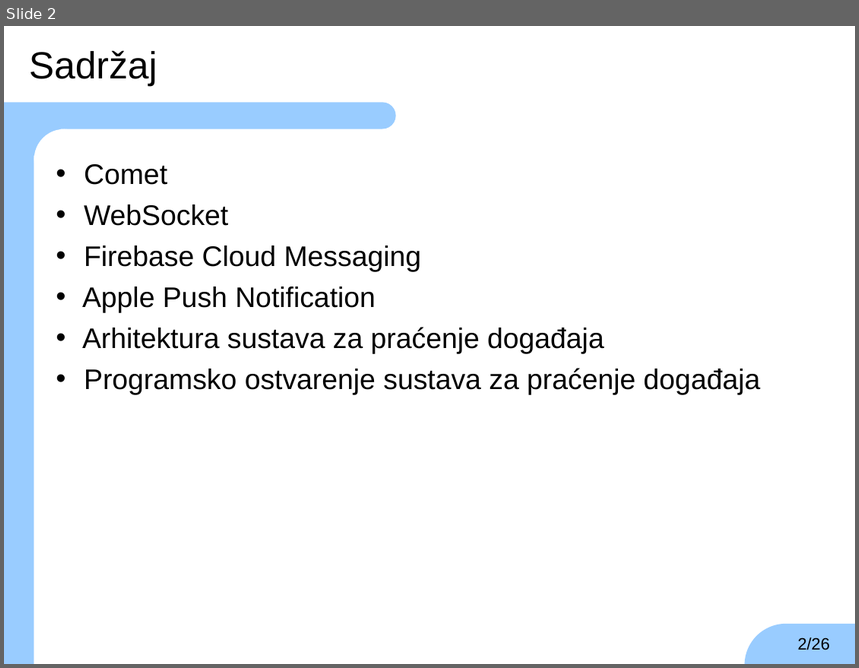
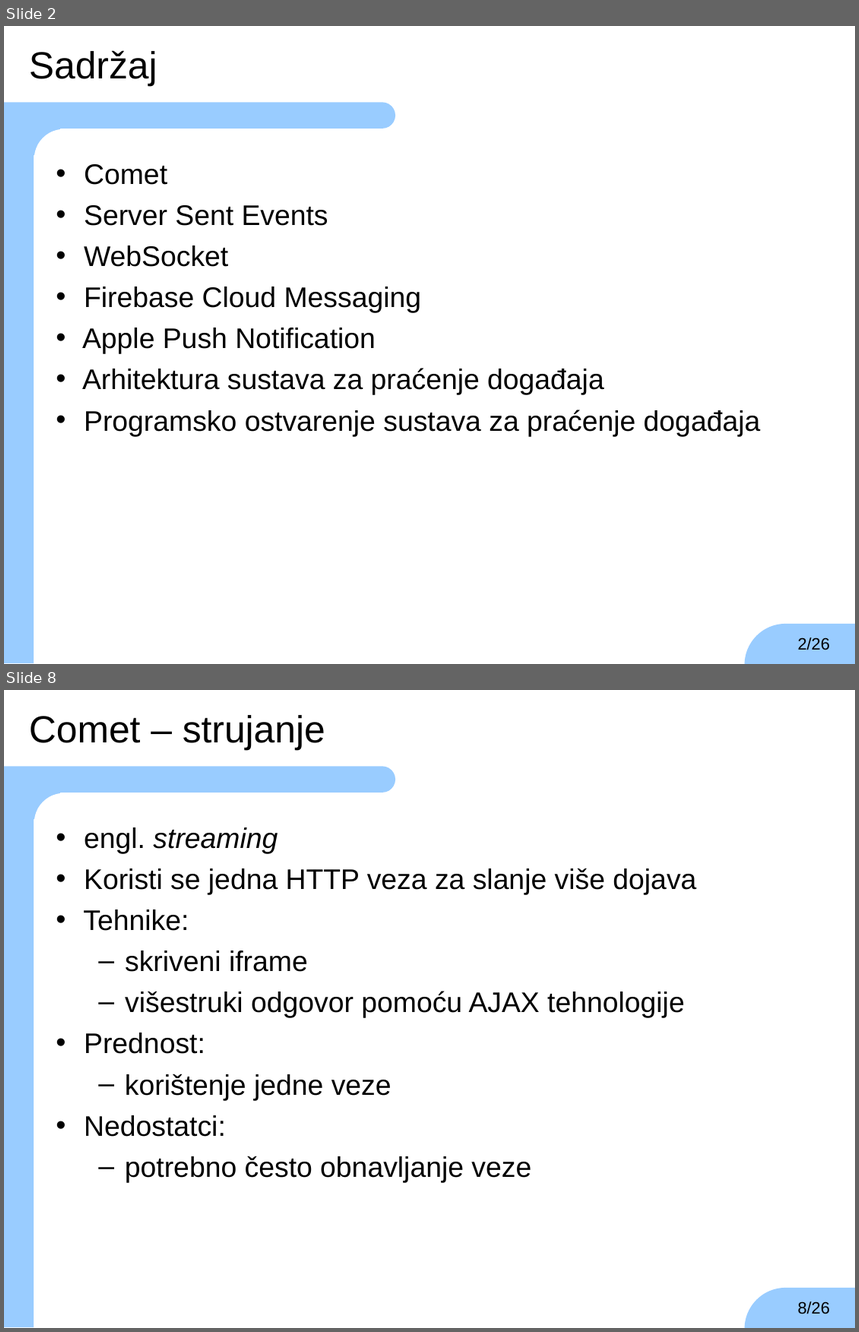
Before and after one commit to TheKarlo95/ZavrsniRad, a slide deck: zr-prezentacija-karlo-vrbic.ppt. Shown one above the other, each under a label of ours: slide 2 before the commit, slides 2 and 8 after it; the slides between them are not shown. The pictures are 859x668 and 859x1332 pixels, drawn with LibreOffice and Linux fonts; fonts in the diff are those of the drawing; background and template pictures are left out. Boxes give left, top, right and bottom in pixels: in the first picture for what was removed or moved away, otherwise in the second. Text is boxed around its words. In the diff, an @@ line names an element or a change of style, - is before the commit and + after.

```diff
--- a/zr-prezentacija-karlo-vrbic.ppt
+++ b/zr-prezentacija-karlo-vrbic.ppt
@@ slide 8 added at (4, 690, 855, 1328), background #FFFFFF; not listed: 6 template elements that a slide beside it also shows @@
@@ text added at (29, 715, 325, 750), 32 pt, text #000000 @@
+Comet – strujanje
@@ text added at (83, 828, 696, 1183), 24 pt, text #000000 @@
+• engl. streaming
+• Koristi se jedna HTTP veza za slanje više dojava
+• Tehnike:
+  – skriveni iframe
+  – višestruki odgovor pomoću AJAX tehnologije
+• Prednost:
+  – korištenje jedne veze
+• Nedostatci:
+  – potrebno često obnavljanje veze
@@ page number added at (798, 1302, 830, 1315), 14 pt, text #000000 @@
+8/26
@@ slide 2 changed as well @@
@@ text at (84, 205, 329, 226): paragraph added @@
+• Server Sent Events
```
Also in this commit, not shown: 8 other slides added, 10 other files.
